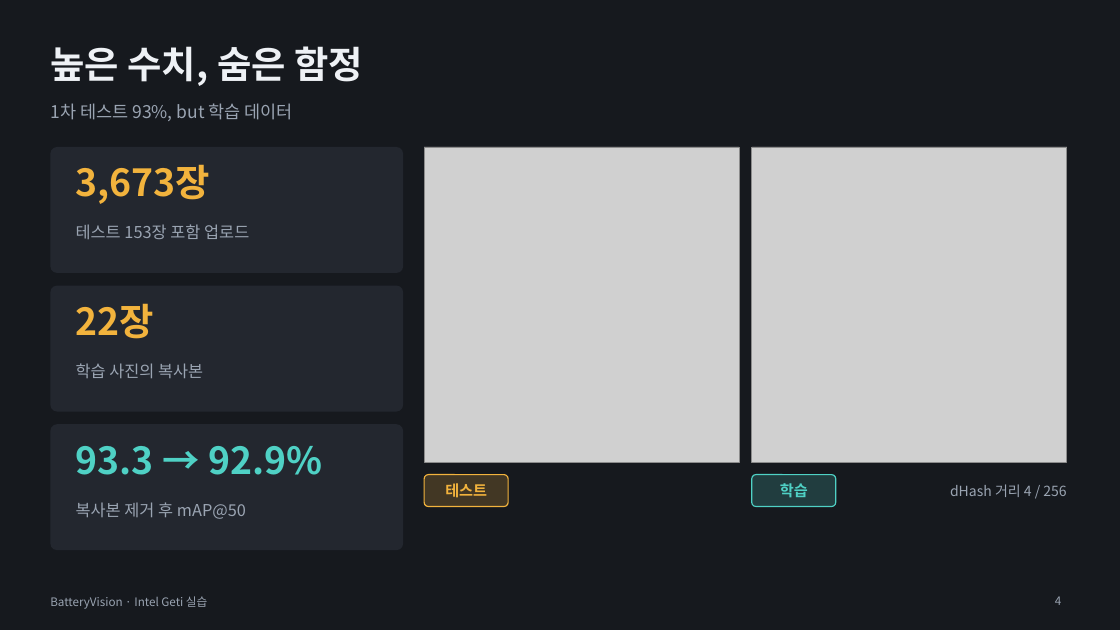
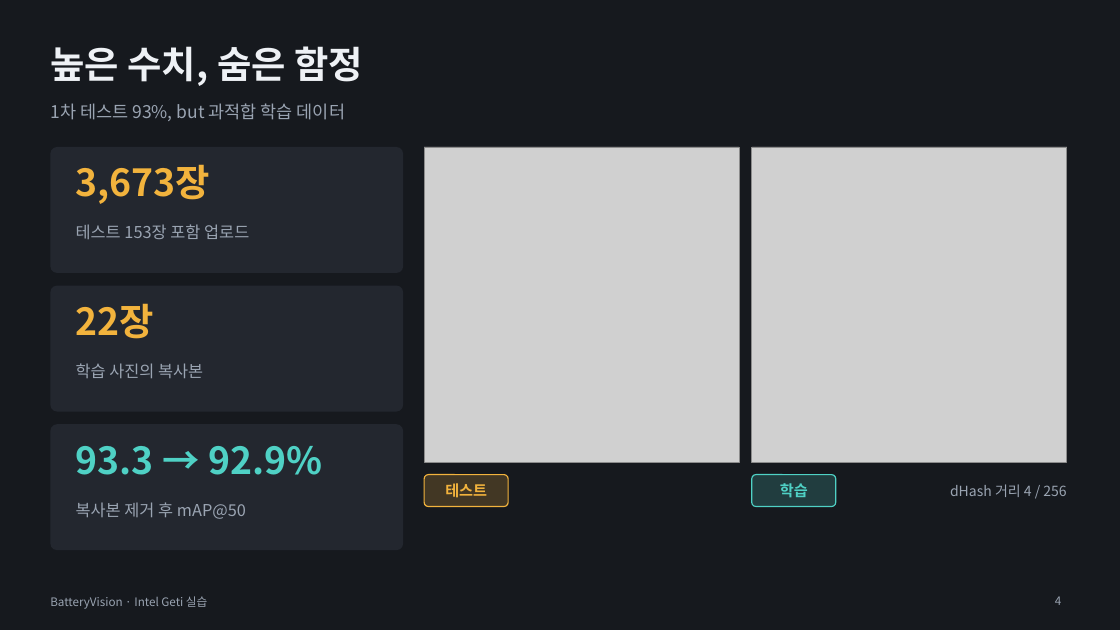
Before and after one commit to se4nchoi/batteryvision, a slide deck: slide 4 of docs/submission/BatteryVision_발표.pptx. Drawn at 1120x630 pixels with LibreOffice and Linux fonts; fonts in the diff are those of the drawing; grey boxes stand for pictures. Boxes give left, top, right and bottom in pixels: in the first picture for what was removed or moved away, otherwise in the second. Text is boxed around its words. In the diff, an @@ line names an element or a change of style, - is before the commit and + after.

```diff
--- a/docs/submission/BatteryVision_발표.pptx
+++ b/docs/submission/BatteryVision_발표.pptx
@@ text at [50, 103, 345, 121]: text changed @@
-1차 테스트 93%, but 학습 데이터
+1차 테스트 93%, but 과적합 학습 데이터
```
Also in this commit, not shown: 3 other slides changed, 1 slide added, 1 other file.
